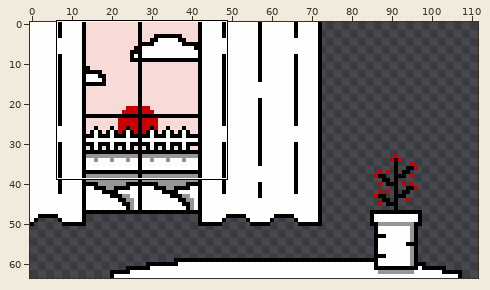
One commit to this pixel-art file: public/assets/backgrounds/livingroom/01/livingroom-01-sunset.aseprite. The picture above shows the old version from afar; the outline marks the close-up.
Close-up. First the earlier version:
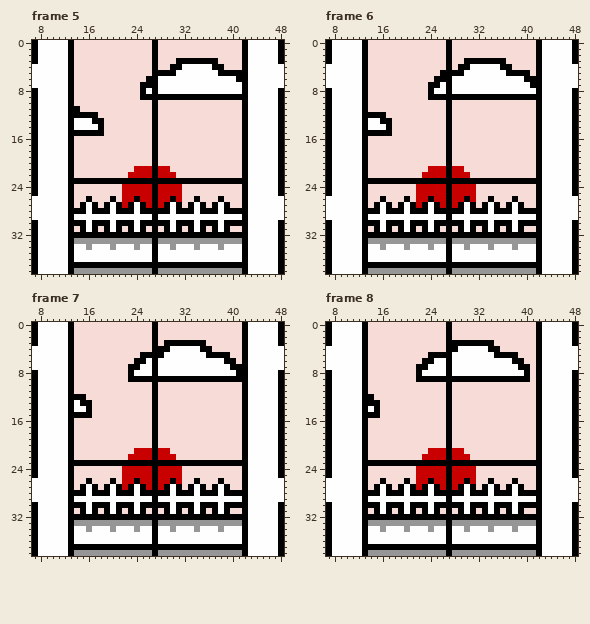
128x64 pixels, 41 frames. Colours within 5 levels of each other are drawn and written as one. Shown: frame 5: x 7..48, y 0..38; frame 6: x 7..48, y 0..38; frame 7: x 7..48, y 0..38; frame 8: x 7..48, y 0..38. The wide view leaves out empty margins. The commit also changed other frames or places, which this record leaves out.
The same view after the edit:
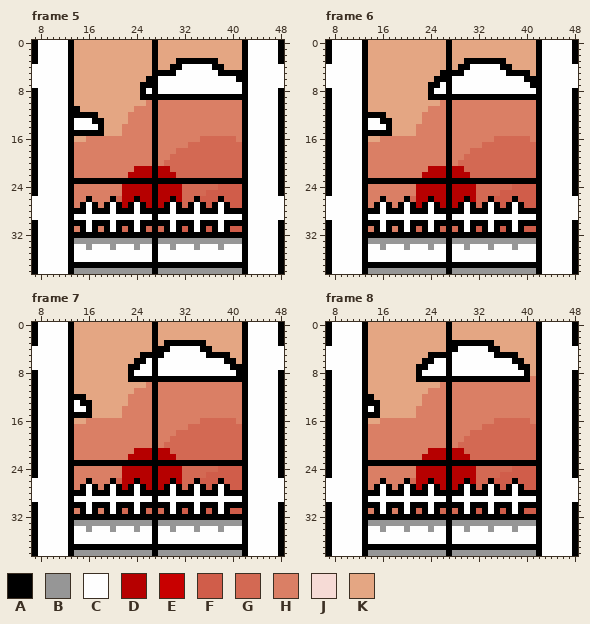
Palette (. is transparent): A #000000  B #969696  C #fefefe  D #b60000  E #c80000  F #d05d4a  G #d36953  H #da7f65  J #f6dbd6  K #e4a683
What changed:
layer "Layer 7" added
Changed rows in their new state; - is an unchanged pixel.
Frame 5, layers "Layer 5", "Layer 7", "Layer 6":
first column x 14:
 0 KKKKKKKKKKKKK-KKKKKKKKKKKKKK
 1 KKKKKKKKKKKKK-KKKKKKKKKKKKKK
 2 KKKKKKKKKKKKK-KKKKKKKKKKKKKK
 3 KKKKKKKKKKKKK-KKK-------KKKK
 4 KKKKKKKKKKKKK-KK---------KKK
 5 KKKKKKKKKKKKK---------------
 6 KKKKKKKKKKKK----------------
 7 KKKKKKKKKKK-----------------
 8 KKKKKKKKKKK-----------------
 9 KKKKKKKKKKK-----------------
10 KKKKKKKKKKKKH-HHHHHHHHHHHHHH
11 -KKKKKKKKKHHH-HHHHHHHHHHHHHH
12 ----KKKKKHHHH-HHHHHHHHHHHHHH
13 -----KKKKHHHH-HHHHHHHHHHHHHH
14 -----KKKHHHHH-HHHHHHHHHHHHHH
15 -----KKKHHHHH-HHHHHHHHHHHHHH
16 KKHHHHHHHHHHH-HHHHHHHGGGGGGH
17 HHHHHHHHHHHHH-HHHHHGGGGGGGGG
18 HHHHHHHHHHHHH-HHHGGGGGGGGGGG
19 HHHHHHHHHHHHH-HHGGGGGGGGGGGG
20 HHHHHHHHHHHHH-HGGGGGGGGGGGGG
21 HHHHHHHHHHDDD-DDGGGGGGGGGGGG
22 HHHHHHHHHDDDD-DDDGGGGGGGGGGG
24 HHHHHHHHDDDDD-DDDDGGGGGGFFFF
25 HHHHHHHHDDDDD-DDDDGGGGFFFFFF
26 HH-HHH-GDD-DD-DD-DGG-FFF-FFF
27 H---H---D---D-D---G---F---FF
first column x 14:
31 H---H---G---G-G---F---F---FF
Frame 6, layers "Layer 5", "Layer 7", "Layer 6":
first column x 14:
 0 KKKKKKKKKKKKK-KKKKKKKKKKKKKK
 1 KKKKKKKKKKKKK-KKKKKKKKKKKKKK
 2 KKKKKKKKKKKKK-KKKKKKKKKKKKKK
 3 KKKKKKKKKKKKK-KK-------KKKKK
 4 KKKKKKKKKKKKK-K---------KKKK
 5 KKKKKKKKKKKK---------------K
 6 KKKKKKKKKKK-----------------
 7 KKKKKKKKKK------------------
 8 KKKKKKKKKK------------------
 9 KKKKKKKKKK------------------
10 KKKKKKKKKKKKH-HHHHHHHHHHHHHH
11 KKKKKKKKKKHHH-HHHHHHHHHHHHHH
12 ---KKKKKKHHHH-HHHHHHHHHHHHHH
13 ----KKKKKHHHH-HHHHHHHHHHHHHH
14 ----KKKKHHHHH-HHHHHHHHHHHHHH
15 ----KKKKHHHHH-HHHHHHHHHHHHHH
16 KKHHHHHHHHHHH-HHHHHHHGGGGGGH
17 HHHHHHHHHHHHH-HHHHHGGGGGGGGG
18 HHHHHHHHHHHHH-HHHGGGGGGGGGGG
19 HHHHHHHHHHHHH-HHGGGGGGGGGGGG
20 HHHHHHHHHHHHH-HGGGGGGGGGGGGG
21 HHHHHHHHHHDDD-DDGGGGGGGGGGGG
22 HHHHHHHHHDDDD-DDDGGGGGGGGGGG
24 HHHHHHHHDDDDD-DDDDGGGGGGFFFF
25 HHHHHHHHDDDDD-DDDDGGGGFFFFFF
26 HH-HHH-GDD-DD-DD-DGG-FFF-FFF
27 H---H---D---D-D---G---F---FF
first column x 14:
31 H---H---G---G-G---F---F---FF
Frame 7, layers "Layer 5", "Layer 7", "Layer 6":
first column x 14:
 0 KKKKKKKKKKKKK-KKKKKKKKKKKKKK
 1 KKKKKKKKKKKKK-KKKKKKKKKKKKKK
 2 KKKKKKKKKKKKK-KKKKKKKKKKKKKK
 3 KKKKKKKKKKKKK-K-------KKKKKK
 4 KKKKKKKKKKKKK----------KKKKK
 5 KKKKKKKKKKK---------------KK
 6 KKKKKKKKKK-----------------K
 7 KKKKKKKKK-------------------
 8 KKKKKKKKK-------------------
 9 KKKKKKKKK-------------------
10 KKKKKKKKKKKKH-HHHHHHHHHHHHHH
11 KKKKKKKKKKHHH-HHHHHHHHHHHHHH
12 --KKKKKKKHHHH-HHHHHHHHHHHHHH
13 ---KKKKKKHHHH-HHHHHHHHHHHHHH
14 ---KKKKKHHHHH-HHHHHHHHHHHHHH
15 ---KKKKKHHHHH-HHHHHHHHHHHHHH
16 KKHHHHHHHHHHH-HHHHHHHGGGGGGH
17 HHHHHHHHHHHHH-HHHHHGGGGGGGGG
18 HHHHHHHHHHHHH-HHHGGGGGGGGGGG
19 HHHHHHHHHHHHH-HHGGGGGGGGGGGG
20 HHHHHHHHHHHHH-HGGGGGGGGGGGGG
21 HHHHHHHHHHDDD-DDGGGGGGGGGGGG
22 HHHHHHHHHDDDD-DDDGGGGGGGGGGG
24 HHHHHHHHDDDDD-DDDDGGGGGGFFFF
25 HHHHHHHHDDDDD-DDDDGGGGFFFFFF
26 HH-HHH-GDD-DD-DD-DGG-FFF-FFF
27 H---H---D---D-D---G---F---FF
first column x 14:
31 H---H---G---G-G---F---F---FF
Frame 8, layers "Layer 5", "Layer 7", "Layer 6":
first column x 14:
 0 KKKKKKKKKKKKK-KKKKKKKKKKKKKK
 1 KKKKKKKKKKKKK-KKKKKKKKKKKKKK
 2 KKKKKKKKKKKKK-KKKKKKKKKKKKKK
 3 KKKKKKKKKKKKK--------KKKKKKK
 4 KKKKKKKKKKKKK---------KKKKKK
 5 KKKKKKKKKK---------------KKK
 6 KKKKKKKKK-----------------KK
 7 KKKKKKKK-------------------K
 8 KKKKKKKK-------------------K
 9 KKKKKKKK-------------------H
10 KKKKKKKKKKKKH-HHHHHHHHHHHHHH
11 KKKKKKKKKKHHH-HHHHHHHHHHHHHH
12 -KKKKKKKKHHHH-HHHHHHHHHHHHHH
13 --KKKKKKKHHHH-HHHHHHHHHHHHHH
14 --KKKKKKHHHHH-HHHHHHHHHHHHHH
15 --KKKKKKHHHHH-HHHHHHHHHHHHHH
16 KKHHHHHHHHHHH-HHHHHHHGGGGGGH
17 HHHHHHHHHHHHH-HHHHHGGGGGGGGG
18 HHHHHHHHHHHHH-HHHGGGGGGGGGGG
19 HHHHHHHHHHHHH-HHGGGGGGGGGGGG
20 HHHHHHHHHHHHH-HGGGGGGGGGGGGG
21 HHHHHHHHHHDDD-DDGGGGGGGGGGGG
22 HHHHHHHHHDDDD-DDDGGGGGGGGGGG
24 HHHHHHHHDDDDD-DDDDGGGGGGFFFF
25 HHHHHHHHDDDDD-DDDDGGGGFFFFFF
26 HH-HHH-GDD-DD-DD-DGG-FFF-FFF
27 H---H---D---D-D---G---F---FF
first column x 14:
31 H---H---G---G-G---F---F---FF
Boxes around the changes in both close-ups, in picture pixels (x1, y1, x2, y2):
changed: (74, 40, 242, 232)
changed: (368, 40, 536, 232)
changed: (74, 322, 242, 514)
changed: (368, 322, 536, 514)
